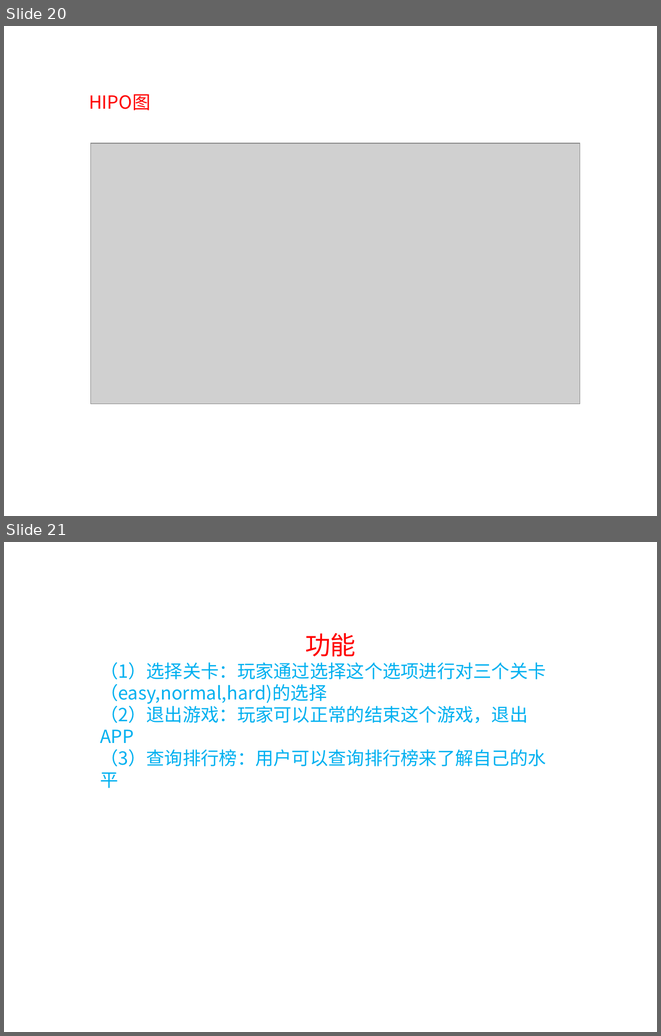
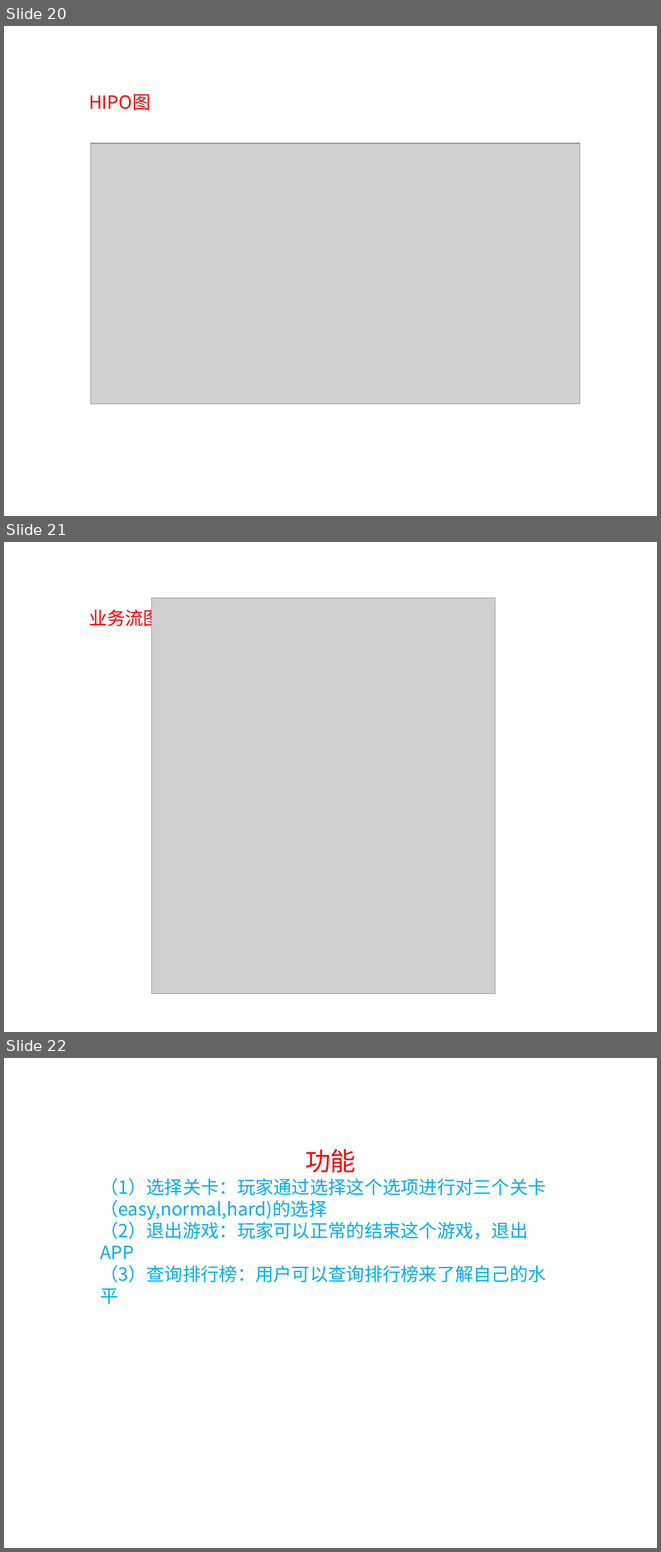
Before and after one commit to SE2018G18/SE2018-G18-Project, a slide deck: SE2018春-G18-项目总结.pptx. Shown one above the other, each under a label of ours: slides 20 and 21 before the commit, slides 20, 21 and 22 after it. The pictures are 661x1036 and 661x1552 pixels, drawn with LibreOffice and Linux fonts; fonts in the diff are those of the drawing; grey boxes stand for pictures; background and template pictures are left out. Boxes give left, top, right and bottom in pixels: in the first picture for what was removed or moved away, otherwise in the second. Text is boxed around its words. In the diff, an @@ line names an element or a change of style, - is before the commit and + after.

```diff
--- a/SE2018春-G18-项目总结.pptx
+++ b/SE2018春-G18-项目总结.pptx
@@ slide 21 added at [4,542,657,1032], background picture (left out) @@
@@ picture added at [151,598,495,993] @@
@@ text added at [89,607,161,630], 20 pt, text #FF0000 @@
+业务流图
@@ what was slide 21 is now slide 22 @@
```
Also in this commit, not shown: 4 slides changed, 1 other slide added, 7 other files.
